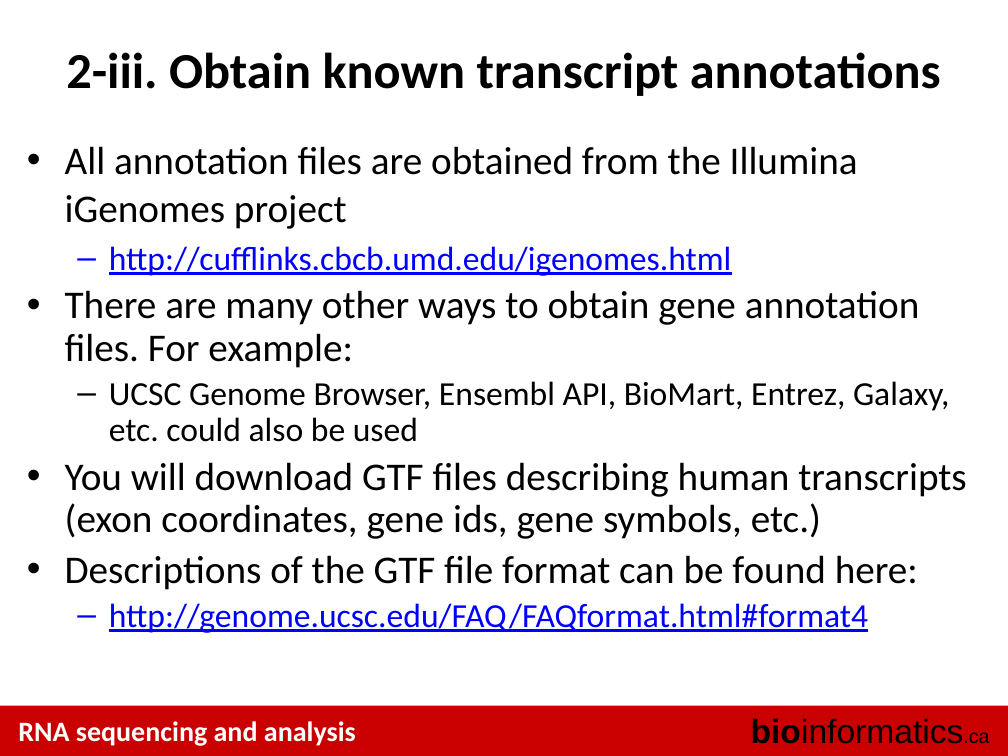
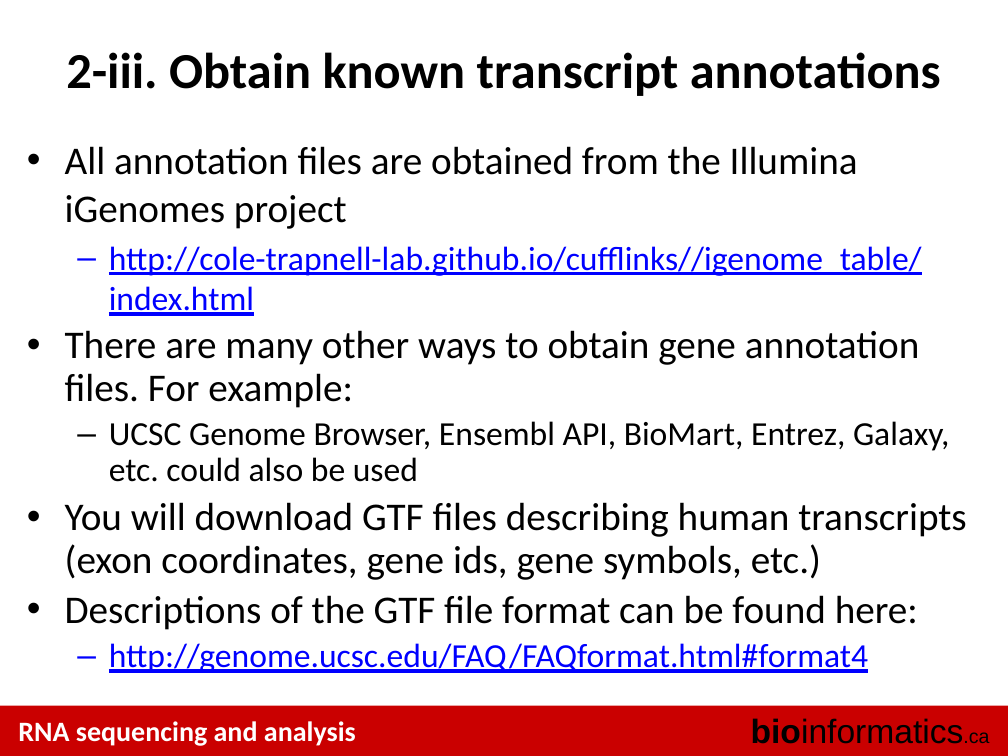
Before and after one commit to griffithlab/rnaseq_tutorial_wiki, a slide deck: slide 9 of LectureFiles/cbw/2015/RNASeq_Module1_Tutorial.pptx. Drawn at 1008x756 pixels with LibreOffice and Linux fonts; fonts in the diff are those of the drawing. Boxes give left, top, right and bottom in pixels: in the first picture for what was removed or moved away, otherwise in the second. Text is boxed around its words. In the diff, an @@ line names an element or a change of style, - is before the commit and + after.

```diff
--- a/LectureFiles/cbw/2015/RNASeq_Module1_Tutorial.pptx
+++ b/LectureFiles/cbw/2015/RNASeq_Module1_Tutorial.pptx
@@ text at (x1=109, y1=246, x2=922, y2=316): text changed @@
-  – http://cufflinks.cbcb.umd.edu/igenomes.html
+  – http://cole-trapnell-lab.github.io/cufflinks//igenome_table/index.html
```
Also in this commit, not shown: 2 other slides changed.
